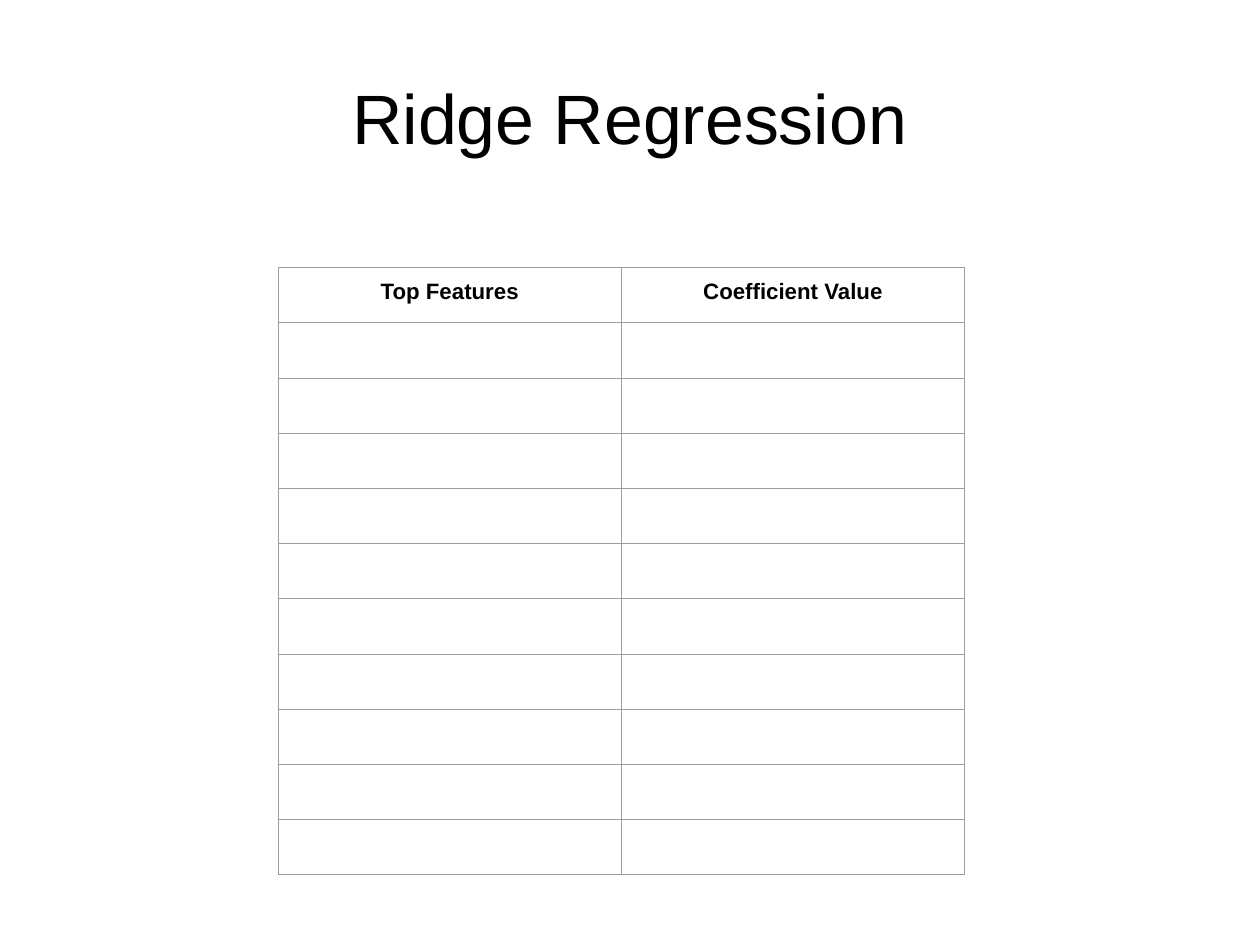
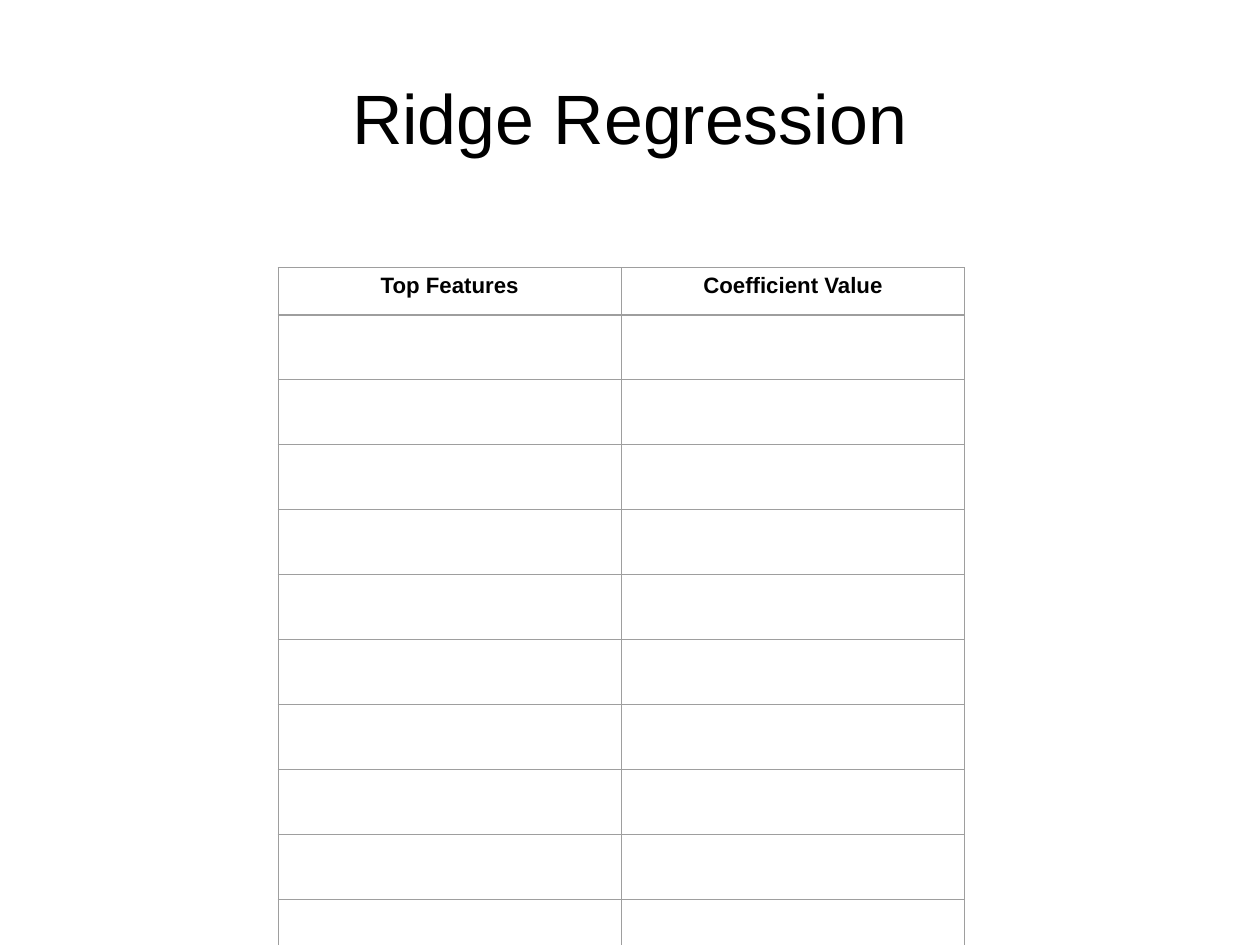
Before and after one commit to chun9men9/WIC_MLProject, a slide deck: slide 23 of Least Squares Presentation.pptx. Drawn at 1260x945 pixels with LibreOffice and Linux fonts; fonts in the diff are those of the drawing. Boxes give left, top, right and bottom in pixels: in the first picture for what was removed or moved away, otherwise in the second. Text is boxed around its words. In the diff, an @@ line names an element or a change of style, - is before the commit and + after.

```diff
--- a/Least Squares Presentation.pptx
+++ b/Least Squares Presentation.pptx
@@ table at [278, 268, 964, 945] @@
@@ indent changed @@
@@ borders changed @@
```
Also in this commit, not shown: 17 other slides changed, 3 slides added, 1 slide removed.
